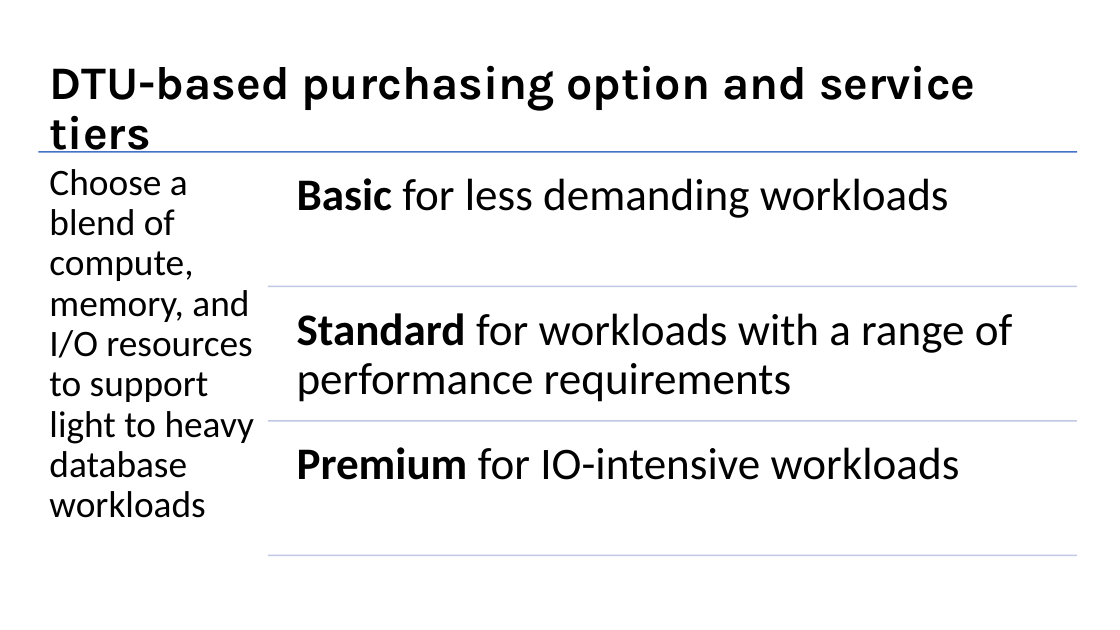
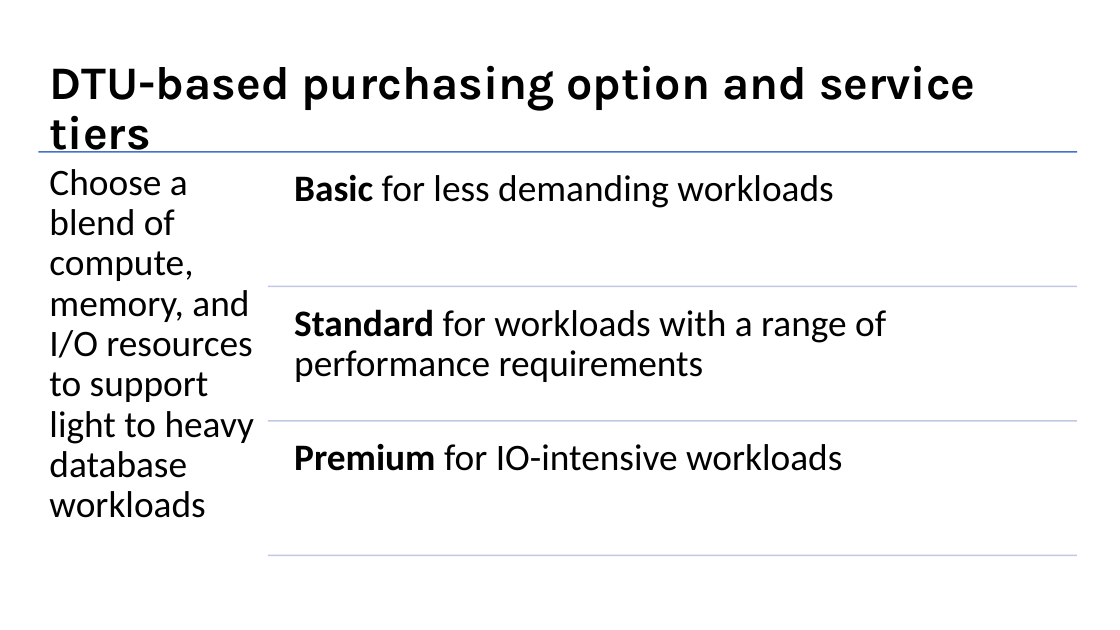
Before and after one commit to amthomas46/SQL, a slide deck: slide 8 of sql-intersections/slides/Azure SQL Database-Maximizing Cloud Performance and Availability.pptx. Drawn at 1120x630 pixels with LibreOffice and Linux fonts; fonts in the diff are those of the drawing. Boxes give left, top, right and bottom in pixels: in the first picture for what was removed or moved away, otherwise in the second. Text is boxed around its words. In the diff, an @@ line names an element or a change of style, - is before the commit and + after.

```diff
--- a/sql-intersections/slides/Azure SQL Database-Maximizing Cloud Performance and Availability.pptx
+++ b/sql-intersections/slides/Azure SQL Database-Maximizing Cloud Performance and Availability.pptx
@@ size 29 to 24 pt; less space between paragraphs in 3 elements at bbox=[294, 175, 833, 208], bbox=[294, 309, 886, 382], bbox=[294, 443, 842, 471] @@
```
Also in this commit, not shown: 4 other slides changed, 1 slide added, 1 other file.
